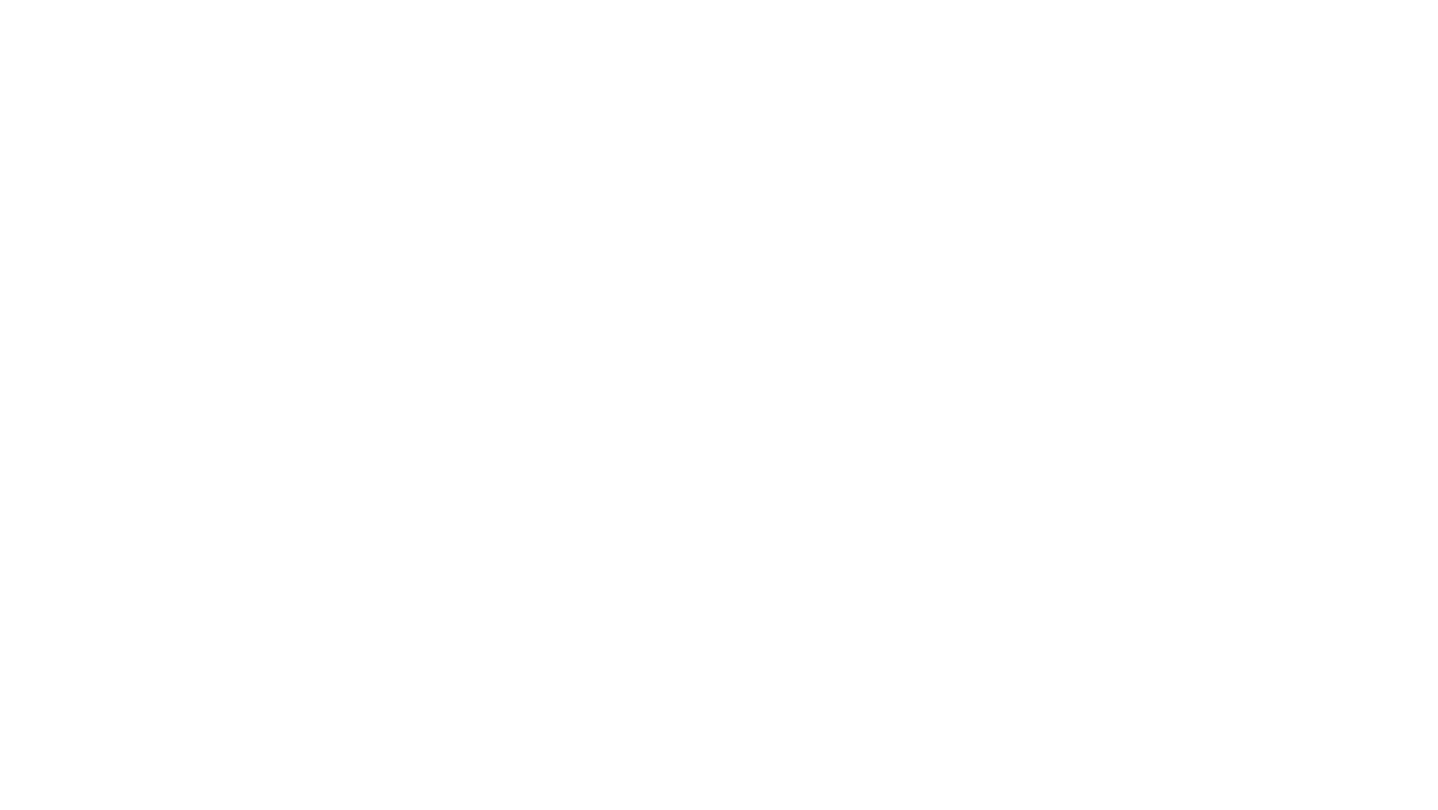
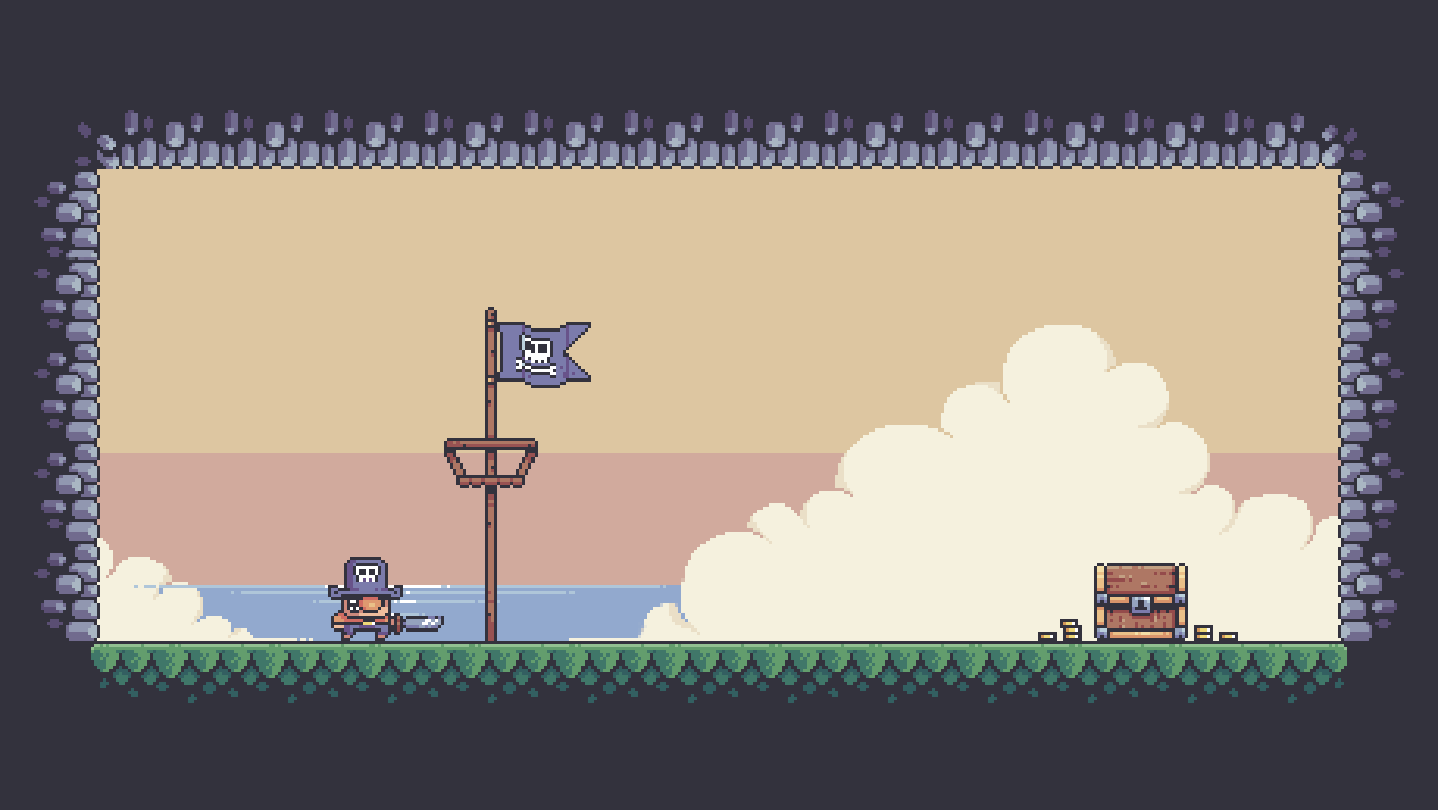
Layered file, before and after one edit (1438 x 810). Changes by layer:
added layer "Pasted Layer" above "store_page_background.psd" over bbox(0, 69, 1438, 741)
painted on "store_page_background.psd" over bbox(0, 0, 1438, 810)
